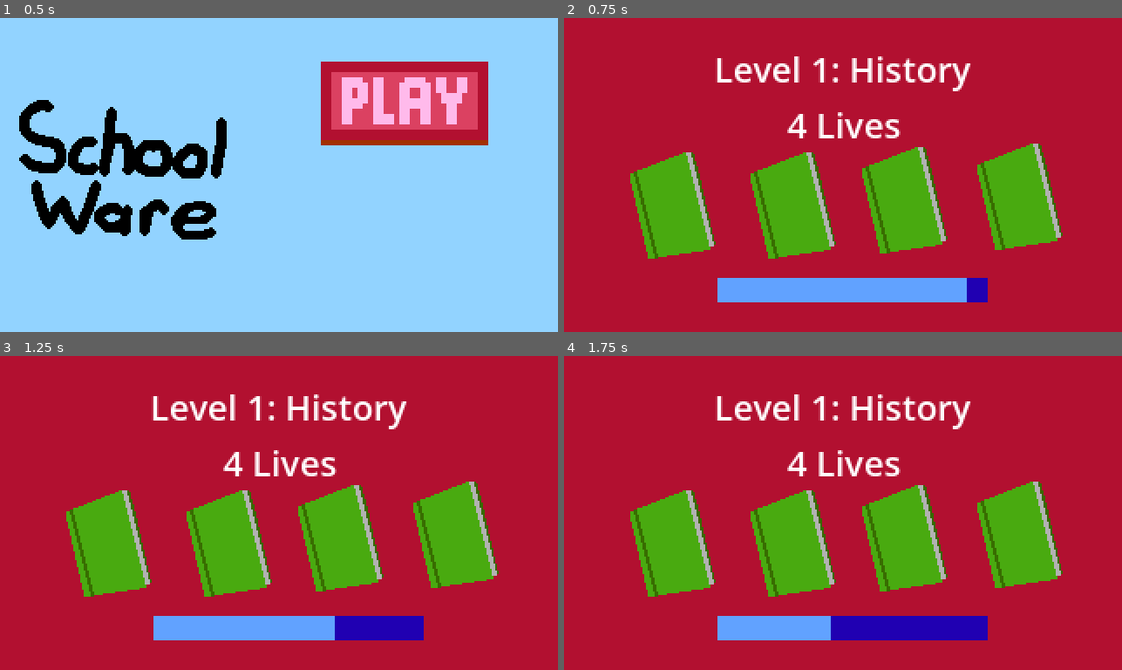
Above: before the commit, frames 1-4 (two rows, left to right).
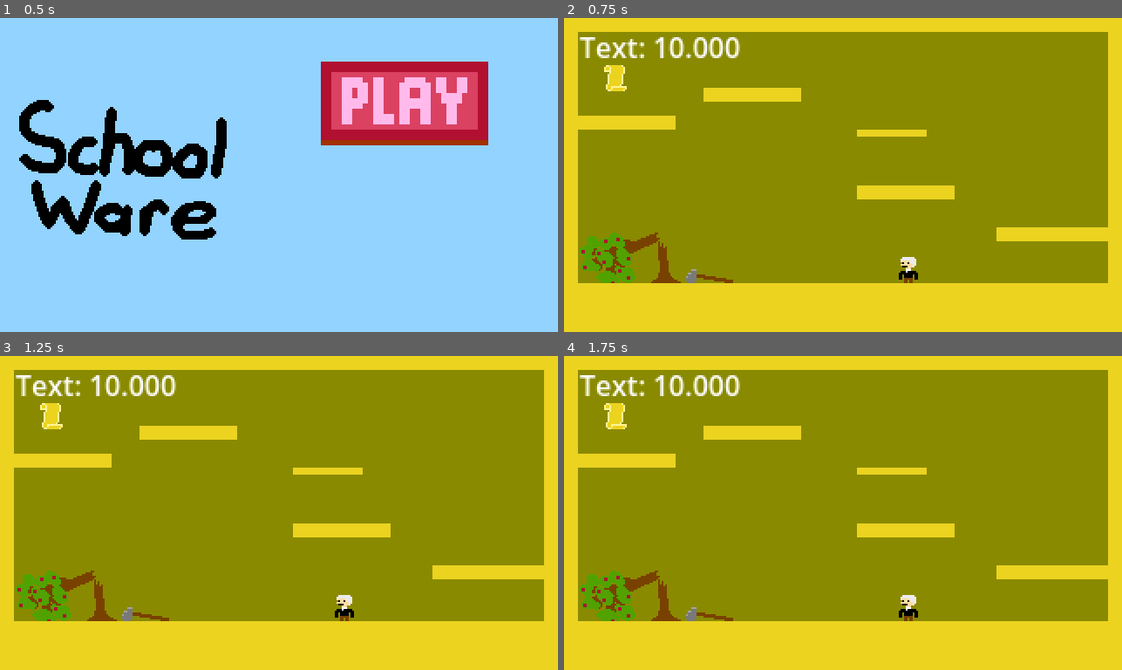
Above: after the commit, the same moments.

Repository: ObedH/school-ware
Game: Godot game, scene res://scenes/menu/menu.tscn
The game is run twice, just before and just after one commit, with the same random seed, the same clock (stepped at 60 frames per second) and the same inputs.
Inputs (mouse positions are in pixels of both pictures, inside the frame that each line leads up to):
- Up to frame 1 (0.5 s): no input
- Up to frame 2 (0.75 s): click (965, 102) at 0.5 s
- Up to frame 3 (1.25 s): no input
- Up to frame 4 (1.75 s): tap Enter at 1.25 s; move the mouse to (965, 497) at 1.27 s; hold Right (move_right) from 1.28 s (still down); tap Alt at 1.35 s; click (965, 497) at 1.42 s; tap Z (jump) at 1.52 s

Frame 1 is identical in both runs. In frame 2, 100% of the frame differs, in the area x 0-100%, y 0-100%; in frame 3, 100%; in frame 4, 100%.

Commit message:
Adjusted the colors in the first level

Diff:
--- a/minigames/minigame_1.tscn
+++ b/minigames/minigame_1.tscn
@@ -150,7 +150,7 @@
 libraries/ = SubResource("AnimationLibrary_71kwf")
 
 [node name="Player" parent="." index="7" unique_id=805804944 instance=ExtResource("3_q6hqq")]
-position = Vector2(198, 144)
+position = Vector2(198, 152)
 
 [node name="Camera2D" type="Camera2D" parent="Player" index="2" unique_id=155402753]
 position = Vector2(-62.525, -23.075)
@@ -165,4 +165,7 @@
 offset_right = 79.0
 offset_bottom = 28.0
 
+[node name="HealthbarDisplay" parent="." index="9" unique_id=558284083]
+visible = false
+
 [connection signal="area_entered" from="ManuScript/Area2D" to="ManuScript" method="_on_area_2d_area_entered"]
Binary file changed: minigames/gwash.png
Binary file changed: minigames/history_bg.png
Not shown, changed: todo.md
